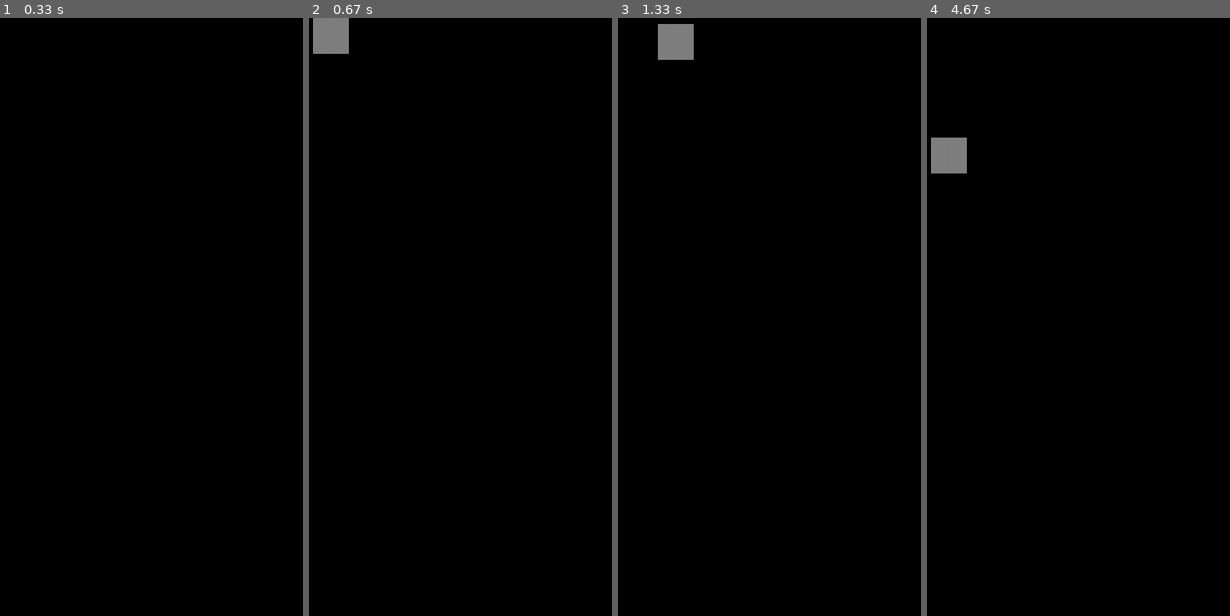
Above: before the commit, frames 1-4 (left to right).
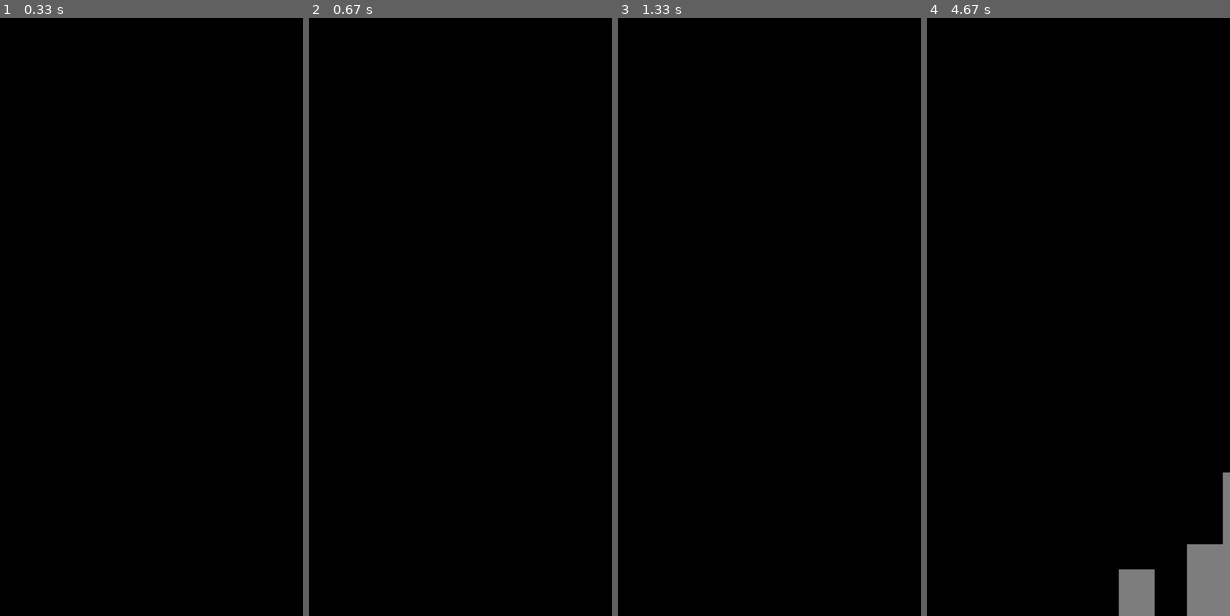
Above: after the commit, the same moments.

Repository: coolryan/TetrisGameWithPygame
Game: pygame game, started from src/main.py
The game is run twice, just before and just after one commit, with the same random seed, the same clock (stepped at 60 frames per second) and the same inputs.
Inputs:
- Up to frame 1 (0.33 s): no input
- Up to frame 2 (0.67 s): hold Right from 0.33 s (still down)
- Up to frame 3 (1.33 s): release Right at 0.8 s
- Up to frame 4 (4.67 s): hold Left 1.33-1.93 s; hold Down 1.97-2.73 s

Frame 1 is identical in both runs. In frame 2, 0.7% of the frame differs, in the area x 1-14%, y 0-6%; in frame 3, 0.7%; in frame 4, 3.6%, in the area x 1-100%, y 20-100%.

Commit message:
continuation of builting a tetris game.

Diff:
--- a/src/main.py
+++ b/src/main.py
@@ -109,20 +109,28 @@
 			pygame.draw.rect(screen, self.color, rect)
 
 	def setX(self, x):
+		diff = self.x - x
 		self.x = x
 		coordListTemp = []
 
 		for coord in self.coordList:
-			coordListTemp.append((x, coord[1]))
-			self.coordList = coordListTemp
+			coordListTemp.append((coord[0]+diff, coord[1]))
+
+		self.coordList = coordListTemp
+
+		print(f"set x: {self.x}")
 
 	def setY(self, y):
+		diff = self.y - y
 		self.y = y
 		coordListTemp = []
 
 		for coord in self.coordList:
-			coordListTemp.append((coord[0], y))
-			self.coordList = coordListTemp
+			coordListTemp.append((coord[0], coord[1]+diff))
+
+		self.coordList = coordListTemp
+
+		print(f"set y: {self.y}")
 
 	# get left method
 	def getLeft(self):
@@ -187,6 +195,8 @@
 
 		self.figures.append(nextFig)
 
+		print(f"\nnew figure's x:{nextFig.x}, y:{nextFig.y}")
+
 	def getActiveFigure(self):
 		for fig in self.figures:
 			if fig.isActive:
@@ -206,12 +216,8 @@
 	def move(self):
 		for fig in self.figures:
 			if fig.state == "start":
-				coordListTemp = []
-
-				for coord in fig.coordList:
-					coordListTemp.append((coord[0], coord[1]+self.speed))
-
-				fig.coordList = coordListTemp
+				moveAmount = self.speed if (self.height - fig.getBottom()) >= self.speed else (self.height - fig.getBottom())
+				fig.setY(fig.y-moveAmount)
 
 			if fig.getBottom() >= self.height:
 				fig.state = "stop"
@@ -220,32 +226,26 @@
 	def leftMove(self):
 		for fig in self.figures:
 			if fig.isActive and fig.getLeft() >= 0:
-				coordListTemp = []
 				moveAmount = fig.width if fig.getLeft() >= fig.width else fig.getLeft()
-				for coord in fig.coordList:
-					coordListTemp.append((coord[0]-moveAmount, coord[1]))
-				fig.coordList = coordListTemp
+				fig.setX(fig.x-moveAmount)
 
 	# x:160 FigWidth: 60 ScreenWidth: 1000 Move: 840
 	# rightMove method
 	def rightMove(self):
 		for fig in self.figures:
 			if fig.isActive and fig.getRight() <= self.width:
-				coordListTemp = []
 				moveAmount = fig.width if (self.width - fig.getRight()) >= fig.width else (self.width - fig.getRight())
-				for coord in fig.coordList:
-					coordListTemp.append((coord[0]+moveAmount, coord[1]))
-				fig.coordList = coordListTemp
+				fig.setX(fig.x+moveAmount)
 
 	# downMove method
 	def downMove(self):
 		for fig in self.figures:
 			if fig.isActive and fig.getBottom() <= self.height:
-				coordListTemp = []
 				moveAmount = fig.height if (self.height - fig.getBottom()) >= fig.height else (self.height - fig.getBottom())
-				for coord in fig.coordList:
-					coordListTemp.append((coord[0], coord[1]+moveAmount))
-				fig.coordList = coordListTemp
+				fig.setY(fig.y-moveAmount)
+
+			if fig.getBottom() >= self.height:
+				fig.state = "stop"
 
 	# rotate method
 	def rotate(self):
